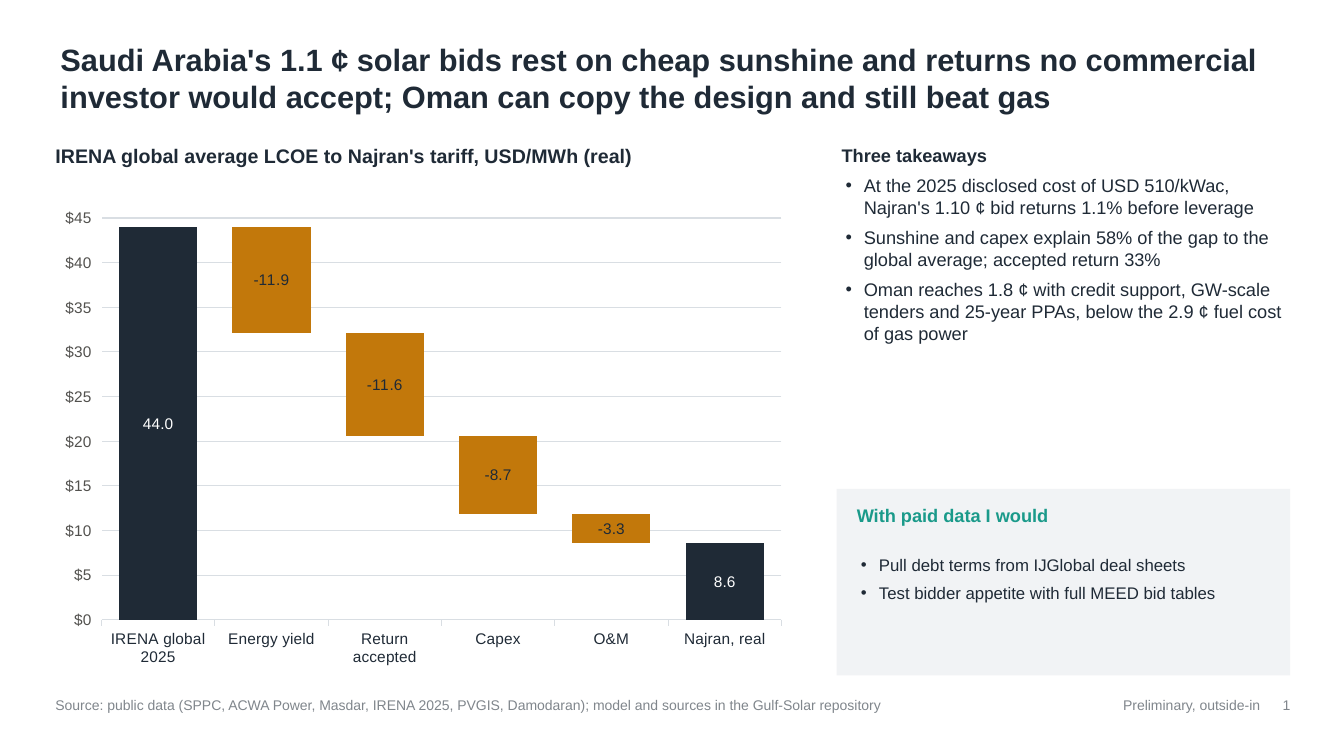
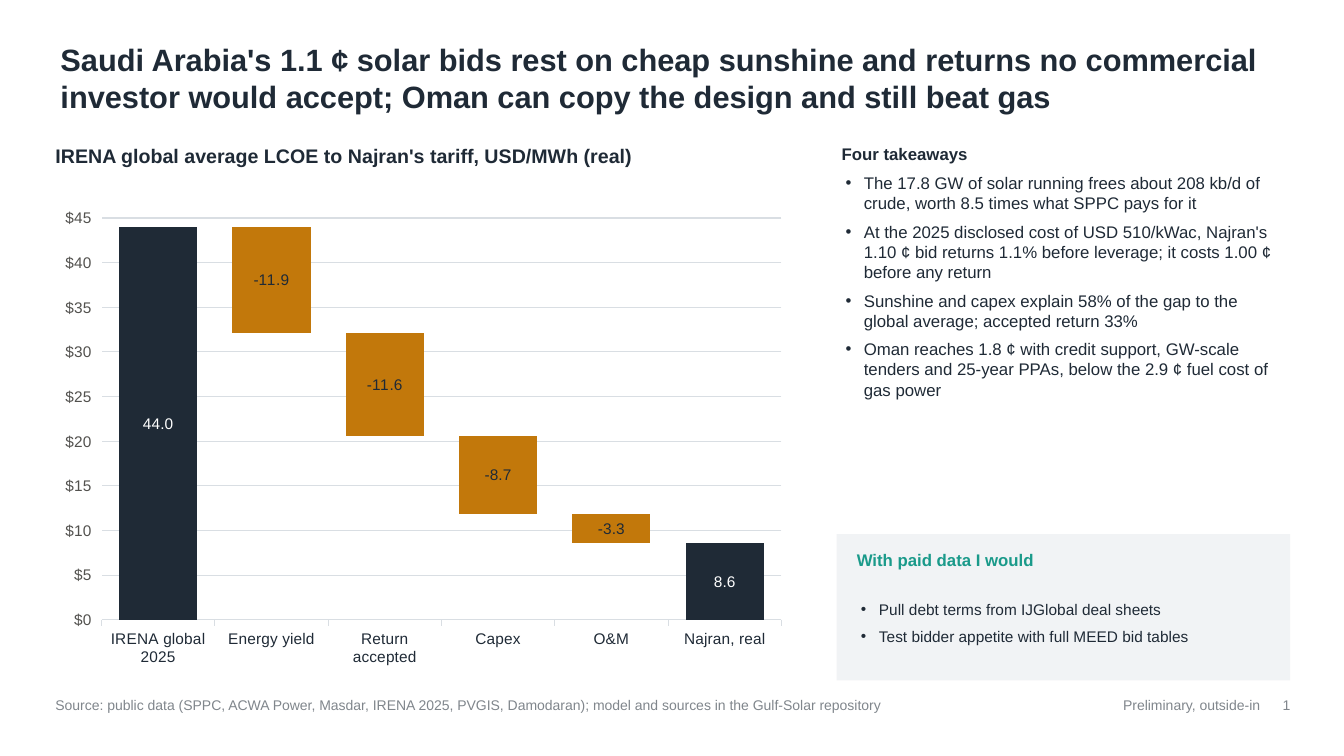
Before and after one commit to nightraven4545/Gulf-Solar, a slide deck: slide 1 of onepager/NREP_onepager.pptx. Drawn at 1344x756 pixels with LibreOffice and Linux fonts; fonts in the diff are those of the drawing. Boxes give left, top, right and bottom in pixels: in the first picture for what was removed or moved away, otherwise in the second. Text is boxed around its words. In the diff, an @@ line names an element or a change of style, - is before the commit and + after.

Commit message:
Add round-2 slides in three sections: map, what changed, delivery, impact, value chain, what has to be true, sponsors, timeline

```diff
--- a/onepager/NREP_onepager.pptx
+++ b/onepager/NREP_onepager.pptx
@@ text at (842, 148, 1267, 282): text changed; size 13 to 12 pt @@
-Three takeaways
-• At the 2025 disclosed cost of USD 510/kWac, Najran's 1.10 ¢ bid returns 1.1% before leverage
+Four takeaways
+• The 17.8 GW of solar running frees about 208 kb/d of crude, worth 8.5 times what SPPC pays for it
+• At the 2025 disclosed cost of USD 510/kWac, Najran's 1.10 ¢ bid returns 1.1% before leverage; it costs 1.00 ¢ before any return
@@ text at (864, 295, 1268, 400): size 13 to 12 pt in "Sunshine and capex explain 58% of the ...", "Oman reaches 1.8 ¢ with credit support, ..." @@
@@ rectangle: place and size @@
-rectangle at (837, 489, 1291, 676)
+rectangle at (837, 534, 1291, 681)
@@ text "With paid data I would": place and size @@
-text "With paid data I would" at (857, 508, 1048, 526)
+text "With paid data I would" at (857, 554, 1033, 570)
@@ text "With paid data I would" at (857, 554, 1033, 570): size 13 to 12 pt @@
@@ text "Pull debt terms from IJGlobal ...": place and size @@
-text "Pull debt terms from IJGlobal ..." at (879, 559, 1216, 603)
+text "Pull debt terms from IJGlobal ..." at (879, 604, 1188, 645)
@@ text "Pull debt terms from IJGlobal ..." at (879, 604, 1188, 645): size 12 to 11 pt @@
```
Also in this commit, not shown: 8 other files.
